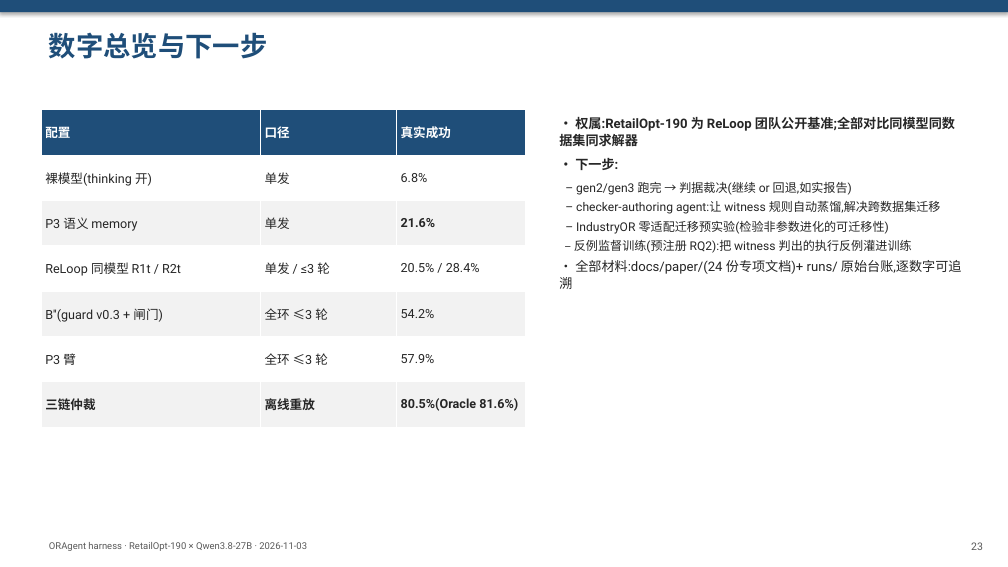
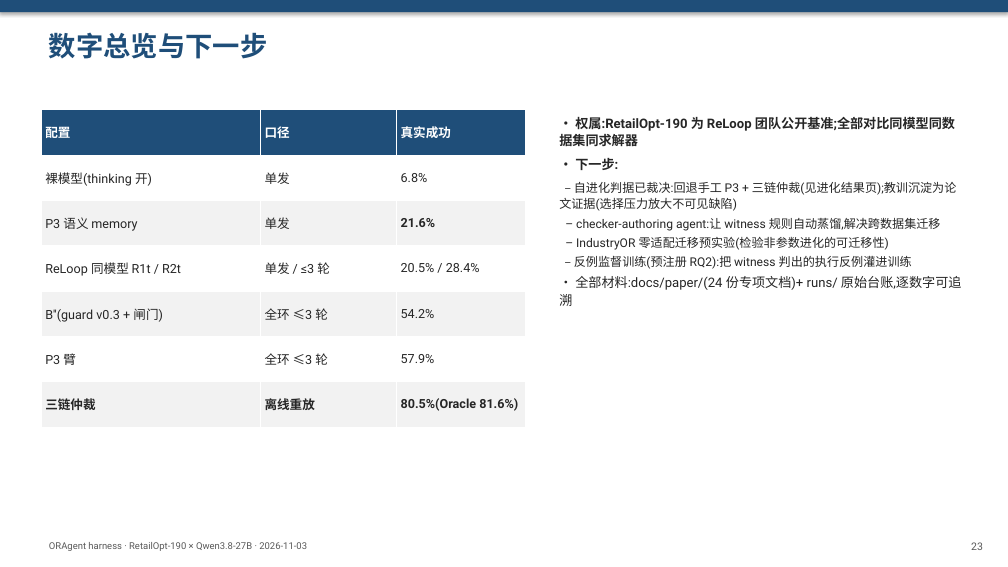
Before and after one commit to Goldfish908/ora, a slide deck: slide 24 of docs/report/ORAgent_report_2026-11-03.pptx. Drawn at 1008x567 pixels with LibreOffice and Linux fonts; fonts in the diff are those of the drawing. Boxes give left, top, right and bottom in pixels: in the first picture for what was removed or moved away, otherwise in the second. Text is boxed around its words. In the diff, an @@ line names an element or a change of style, - is before the commit and + after.

```diff
--- a/docs/report/ORAgent_report_2026-11-03.pptx
+++ b/docs/report/ORAgent_report_2026-11-03.pptx
@@ text at (559, 182, 956, 211): text changed @@
-– gen2/gen3 跑完 → 判据裁决(继续 or 回退,如实报告)
+– 自进化判据已裁决:回退手工 P3 + 三链仲裁(见进化结果页);教训沉淀为论文证据(选择压力放大不可见缺陷)
```
Also in this commit, not shown: 1 other slide changed, 2 other files.
